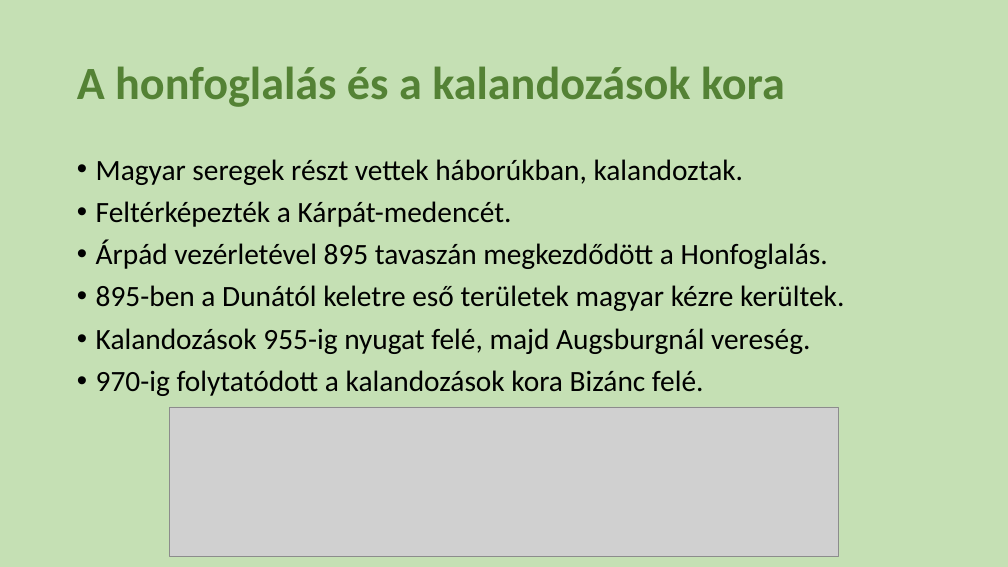
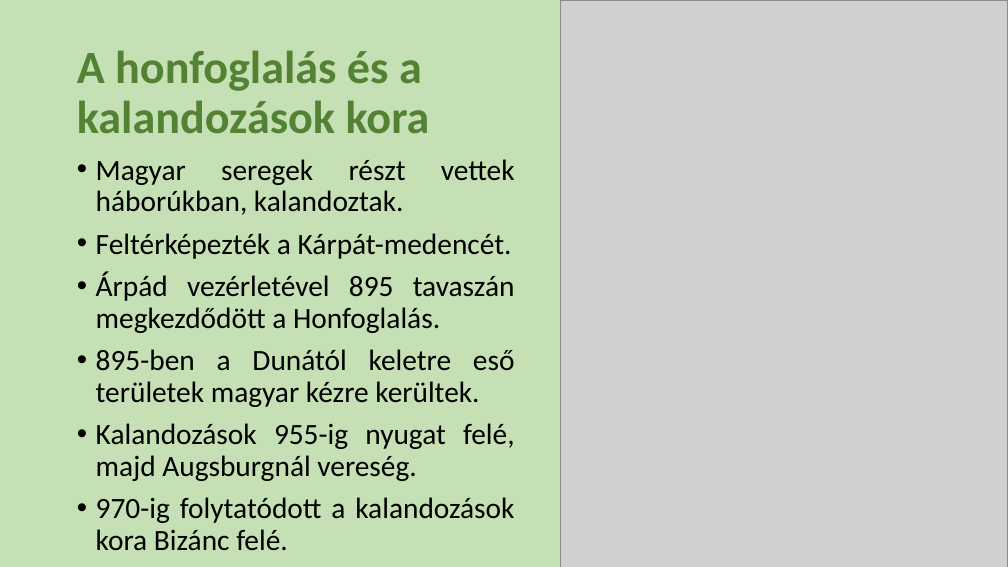
Before and after one commit to gyergyakliviusz/tori_tetelek, a slide deck: slide 4 of 11. A magyar nép vándorlása térkép alapján. A honfoglalás.pptx. Drawn at 1008x567 pixels with LibreOffice and Linux fonts; fonts in the diff are those of the drawing; grey boxes stand for pictures. Boxes give left, top, right and bottom in pixels: in the first picture for what was removed or moved away, otherwise in the second. Text is boxed around its words. In the diff, an @@ line names an element or a change of style, - is before the commit and + after.

```diff
--- a/11. A magyar nép vándorlása térkép alapján. A honfoglalás.pptx
+++ b/11. A magyar nép vándorlása térkép alapján. A honfoglalás.pptx
@@ picture: place and size @@
-picture at (169, 407, 839, 557)
+picture at (561, 0, 1008, 567)
@@ title "A honfoglalás és a kalandozások ..." rewrapped from (77, 66, 785, 107) to (77, 50, 430, 134) @@
@@ text "Magyar seregek részt vettek háborúkban, ..." at (96, 159, 515, 551): alignment left to justified @@
```
Also in this commit, not shown: 1 other slide changed, 8 other files.
